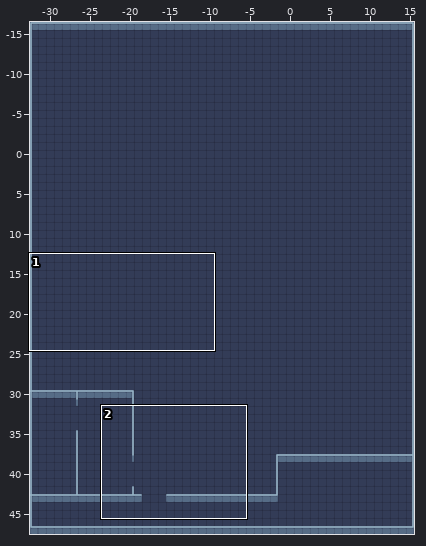
Tiled map (JSON): assets/maps/stage-01.json. The first picture is a wide view before the edit; the outline marks the close-up.
Close-up. Before the edit:
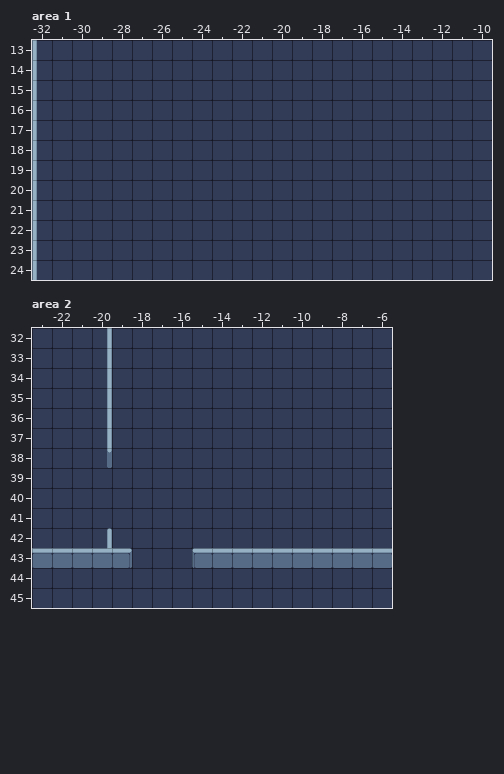
Cells are 32x32 px. Shown: area 1 x -32..-10, y 13..24; area 2 x -23..-6, y 32..45. The commit also changed other parts of the map, which this record leaves out.
And afterwards:
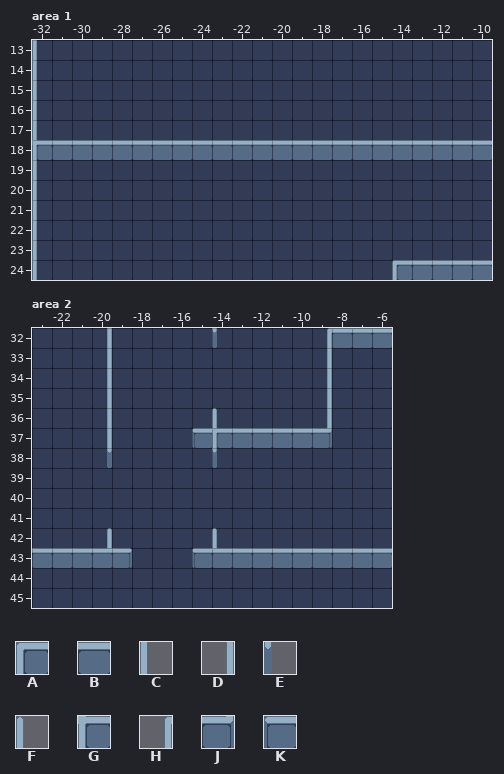
Key: from "tileset-01": A 2, B 4, C 51, D 57, E 76, F 101, G 126, H 156, J 157, K 161.
_ is an empty cell.
Tiles replaced or removed in this view: C.
The edit:
Changed rows in their new state; . is an unchanged cell.
Layer "wall", area 1:
first column x -32:
18 GBBBBBBBBBBBBBBBBBBBBBB
first column x -14:
24 ABBBB
Layer "wall", area 2:
first column x -15:
32 .E....HBBB
33 ......D...
34 ......D...
35 ......D...
36 .F....D...
37 KGBBBBJ...
38 .E........
first column x -14:
42 F
Boxes around the changes in both close-ups, in picture pixels (x1, y1, x2, y2):
changed: (32, 140, 492, 160)
added: (392, 260, 492, 280)
added: (192, 328, 392, 468)
added: (212, 528, 217, 548)
